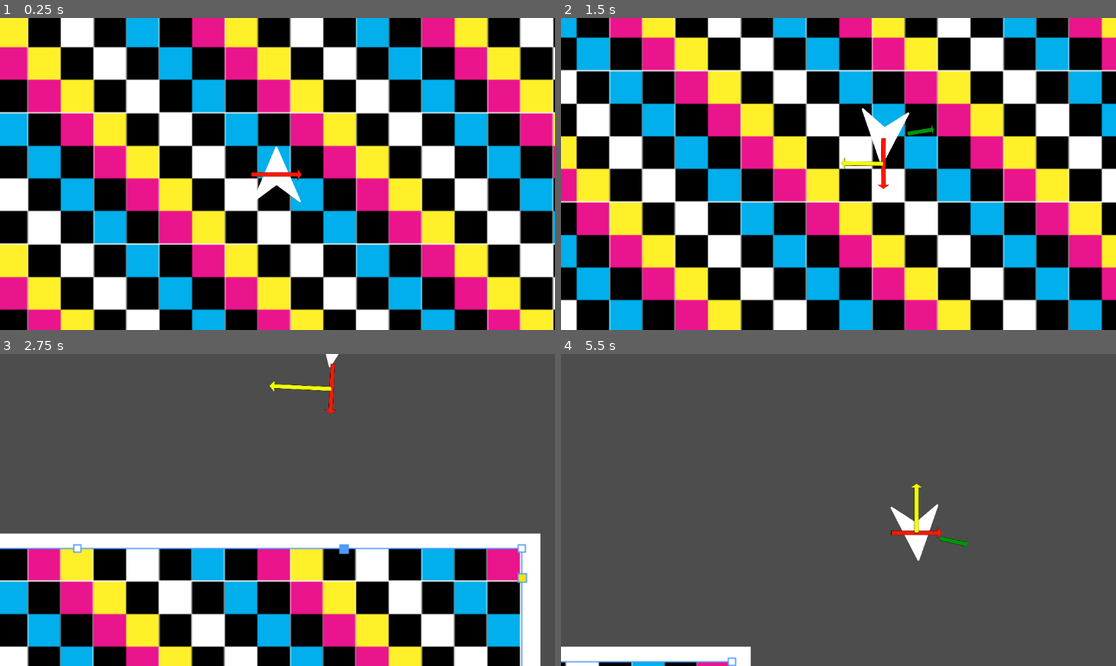
Above: before the commit, frames 1-4 (two rows, left to right).
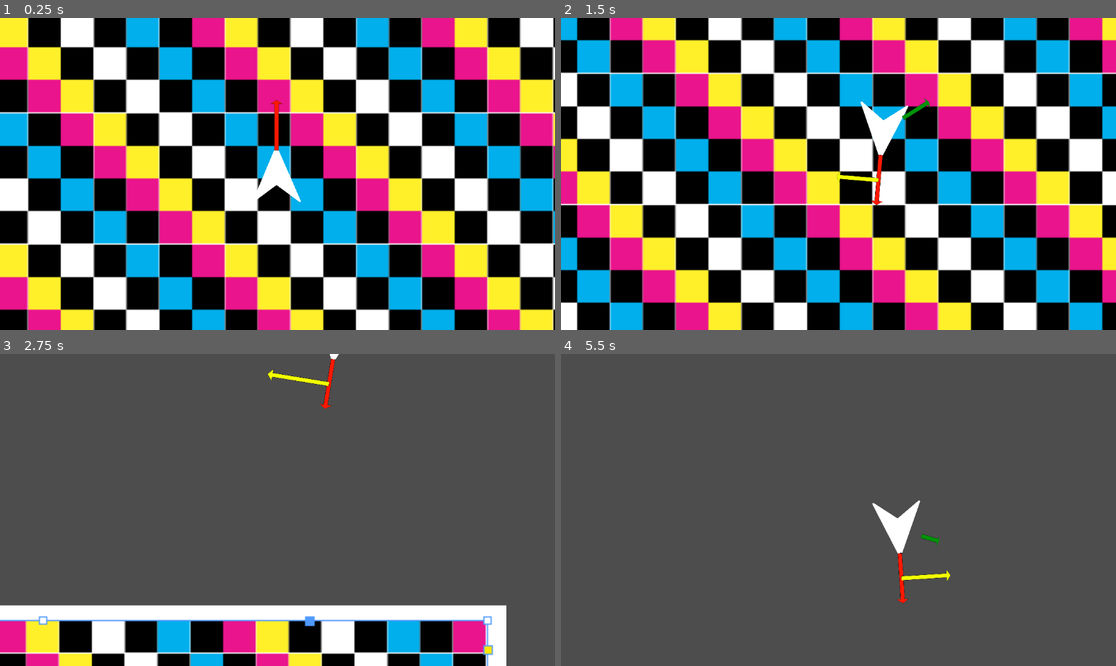
Above: after the commit, the same moments.

Repository: ParadoxArcher/Angle_Advantage
Game: Godot game, scene res://Scenes/GameScene.tscn
The game is run twice, just before and just after one commit, with the same random seed, the same clock (stepped at 60 frames per second) and the same inputs.
Inputs:
- Up to frame 1 (0.25 s): no input
- Up to frame 2 (1.5 s): hold D (RotateRight) 0.53-1.28 s; hold W (Boost) 0.53-1.28 s; hold S (Back) from 1.28 s (still down); tap W (Boost) at 1.35 s
- Up to frame 3 (2.75 s): release S (Back) at 2.03 s; hold D (RotateRight) from 2.03 s (still down); hold W (Boost) from 2.03 s (still down); tap Space (Dodge) at 2.1 s
- Up to frame 4 (5.5 s): release W (Boost) at 2.78 s; tap W (Boost) at 2.85, 4.55 s; release D (RotateRight) at 3.53 s; hold W (Boost) 3.53-4.28 s; hold A (RotateLeft) 3.53-5.03 s; tap Space (Dodge) at 4.35 s; hold S (Back) from 5.03 s (still down); hold W (Boost) from 5.03 s (still down)

The runs differ from the first frame. In frame 1, 0.3% of the frame differs, in the area x 45-55%, y 26-60%; in frame 2, 17%; in frame 3, 40%, in the area x 0-98%, y 0-100%; in frame 4, 3.6%.

Commit message:
vault backup: 2025-01-14 12:01:36

Diff:
--- a/zProject Files/Godot/Scripts/PlayerScript.gd
+++ b/zProject Files/Godot/Scripts/PlayerScript.gd
@@ -12,7 +12,7 @@
 @export var MaxSpeed = [1000, 1000] # {0: Fluctuating, 1: BaseMaxSpeed} ## Beware DodgeMaxSpeed
 @export var SpeedAccel = .025
 @export var SpeedDecel = [.01, .01] # {0: Fluctuating,  1: Decel} ## Beware BrakeDecelMult
-@export var BoostDecay = [0, .8, .02, false] # {0: Fluctuating,  1:BoostRelease, 2:DecayRate, 3:isDecayActive}
+@export var BoostDecay = [0, .015, .8] # {0: Fluctuating,  1:DecayRate, 2:BoostRelease}
 var BoostDir = Vector2(0, 0)
 var AccelRate = 0
 
@@ -52,13 +52,14 @@
 		SpeedDecel[0] = SpeedDecel[1] * BrakeDecelMult[0]
 
 	if MoveInput.y > 0 or BoostDecay[0] >= 0:
-		if MoveInput.y > BoostDecay[0]:
+		if MoveInput.y >= BoostDecay[0]:
 			BoostDir = Vector2(cos(rotation), sin(rotation)) * MoveInput.y
 			if BoostDecay[0] < 1:
-				BoostDecay[0] += BoostDecay[2]
+				BoostDecay[0] += clampf(BoostDecay[1], 0, 1 - BoostDecay[0])
 		else:
-			BoostDir = Vector2(cos(rotation), sin(rotation)) * (BoostDecay[0] * BoostDecay[1] )
-			BoostDecay[0] -= BoostDecay[2]
+			BoostDir = Vector2(cos(rotation), sin(rotation)) * (BoostDecay[0] * BoostDecay[2] )
+			BoostDecay[0] -= clampf(BoostDecay[1], BoostDecay[0], BoostDecay[1])
+
 		var CounterAccel = -BoostDir.dot(velocity / MaxSpeed[1]) * CounterScaler[0]
 		AccelRate = SpeedAccel + (SpeedDecel[0] * CounterAccel )
 	else:
@@ -121,8 +122,8 @@
 		vel_display.rotation = velocity.angle()
 
 		neutral_display.scale.x = MarkerSize["NeutralLength"]
-		neutral_display.position = position + ((150 * neutral_display.scale.x ) + MarkerSize["CenterGap"] ) * BoostDir
-		neutral_display.rotation = BoostDir.angle()
+		neutral_display.position = position + ((150 * neutral_display.scale.x ) + MarkerSize["CenterGap"] ) * Vector2(cos(rotation), sin(rotation))
+		neutral_display.rotation = rotation
 
 		rota_speed_display.scale.x = RotaSpeed * MarkerSize["RotaSpeedLength"] / MaxRota[1]
 		rota_speed_display.position = neutral_display.position + ((150 * rota_speed_display.scale.x ) * Vector2(cos(neutral_display.rotation + PI/2), sin(neutral_display.rotation + PI/2)) )
Not shown, changed: .obsidian/workspace.json
